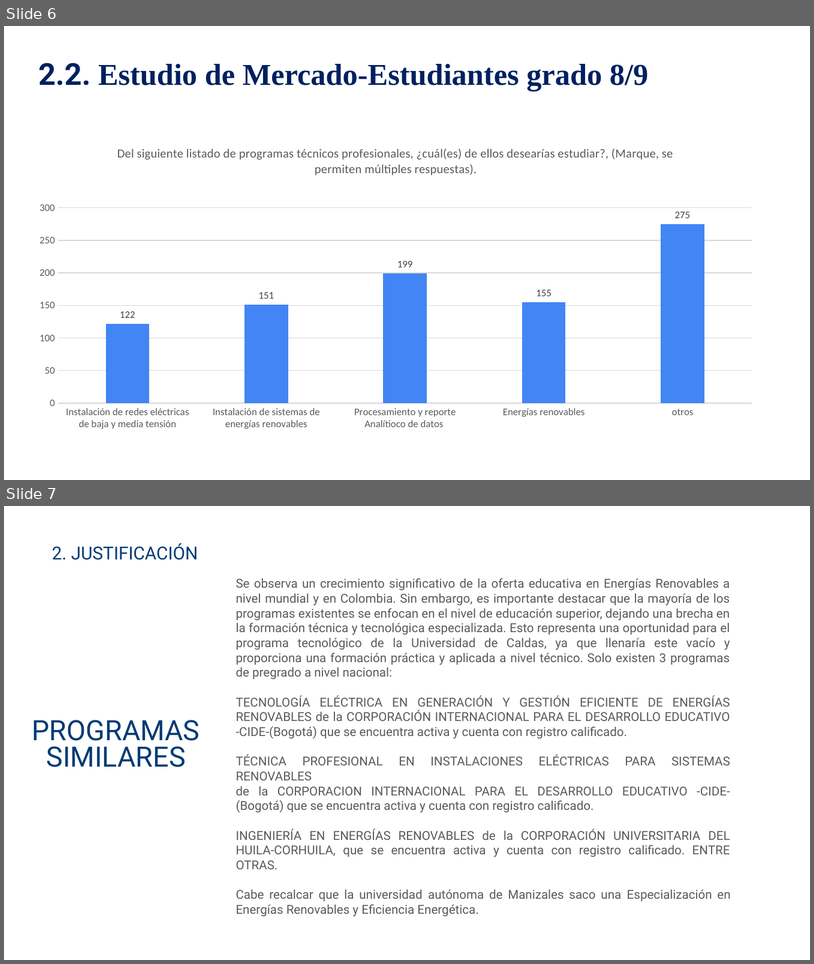
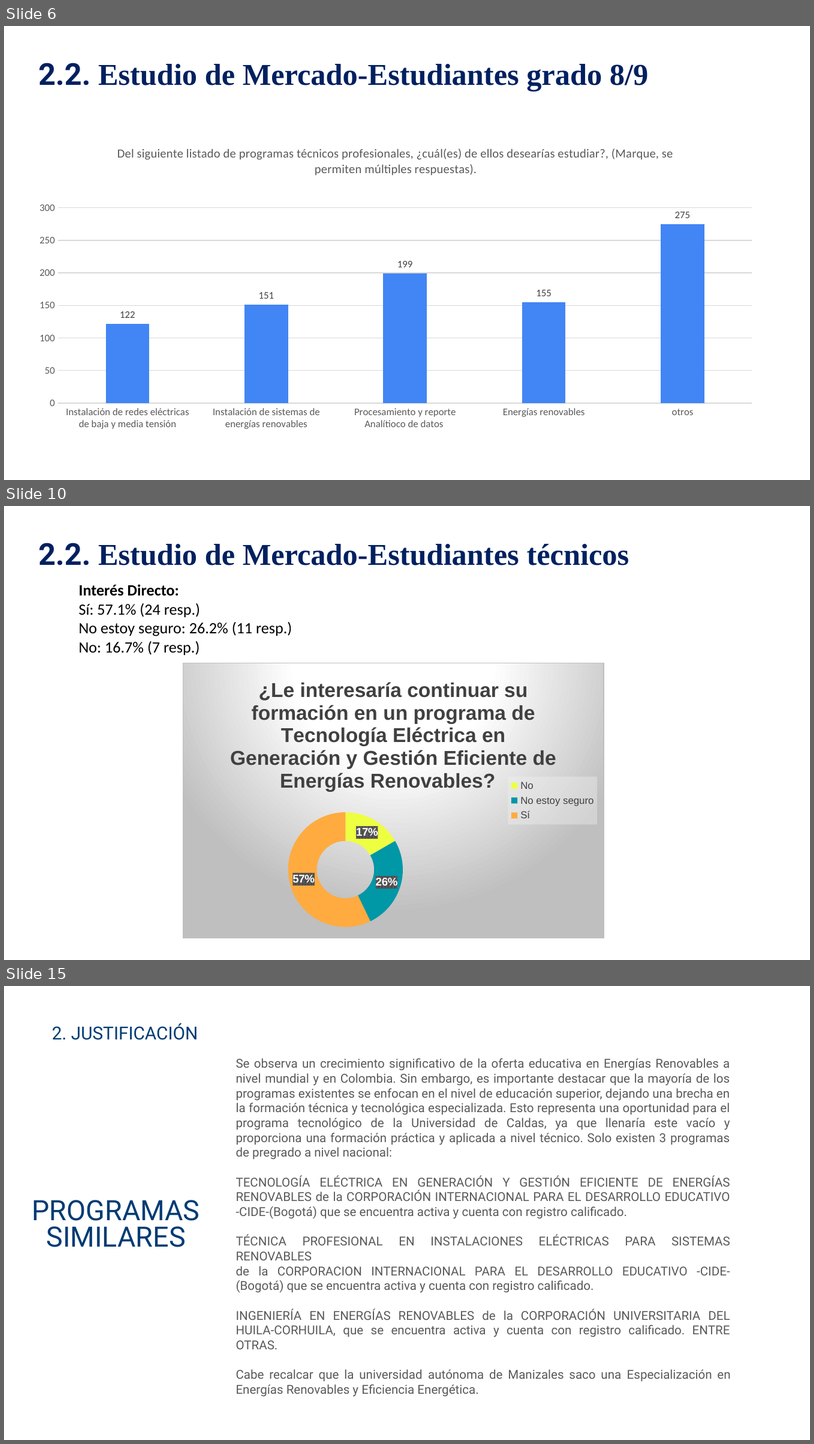
Before and after one commit to DanielVickG87/TECNOLOGIA_ELECTRICA_EN_GENERACION_Y_GESTION_EFICIENTE_DE_ENERGIAS_RENOVABLES, a slide deck: Presentación decanatura TECNOLOGÍA ELÉCTRICA EN GENERACIÓN Y GESTIÓN EFICIENTE DE ENERGÍAS RENOVABLES.pptx. Shown one above the other, each under a label of ours: slides 6 and 7 before the commit, slides 6, 10 and 15 after it; the slides between them are not shown. The pictures are 814x964 and 814x1444 pixels, drawn with LibreOffice and Linux fonts; fonts in the diff are those of the drawing; background and template pictures are left out. Boxes give left, top, right and bottom in pixels: in the first picture for what was removed or moved away, otherwise in the second. Text is boxed around its words. In the diff, an @@ line names an element or a change of style, - is before the commit and + after.

```diff
--- a/Presentación decanatura TECNOLOGÍA ELÉCTRICA EN GENERACIÓN Y GESTIÓN EFICIENTE DE ENERGÍAS RENOVABLES.pptx
+++ b/Presentación decanatura TECNOLOGÍA ELÉCTRICA EN GENERACIÓN Y GESTIÓN EFICIENTE DE ENERGÍAS RENOVABLES.pptx
@@ slide 10 added at bbox=[4, 506, 810, 960], background picture (left out) @@
@@ text added at bbox=[38, 543, 630, 565], 27 pt, text #002060, bold @@
+2.2. Estudio de Mercado-Estudiantes técnicos
@@ text added at bbox=[79, 584, 292, 655], 14 pt, text #000000 @@
+Interés Directo:
+  Sí: 57.1% (24 resp.)
+  No estoy seguro: 26.2% (11 resp.)
+  No: 16.7% (7 resp.)
@@ doughnut chart added at bbox=[182, 663, 604, 938] @@
+title "¿Le interesaría continuar su formación en un programa de Tecnología Eléctrica en Generación y Gestión Eficiente de Energías Renovables?   "
+categories: No, No estoy seguro, Sí
+Series 1: 17, 26, 57
@@ what was slide 7 is now slide 15 @@
```
Also in this commit, not shown: 7 other slides added, 1 slide removed, 3 other files.
